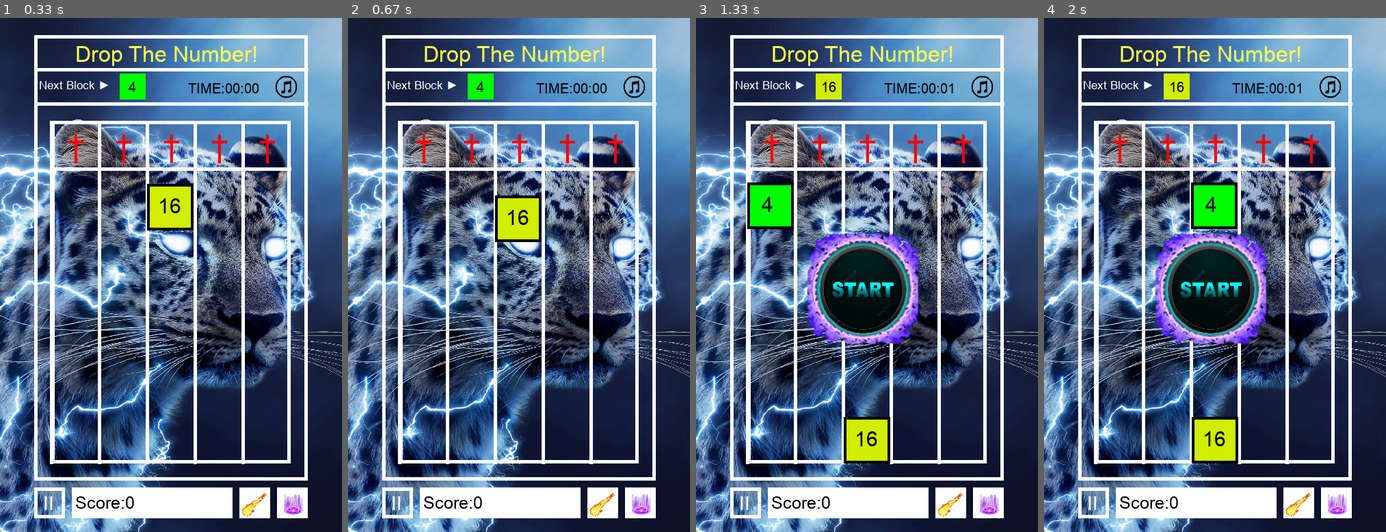
Above: before the commit, frames 1-4 (left to right).
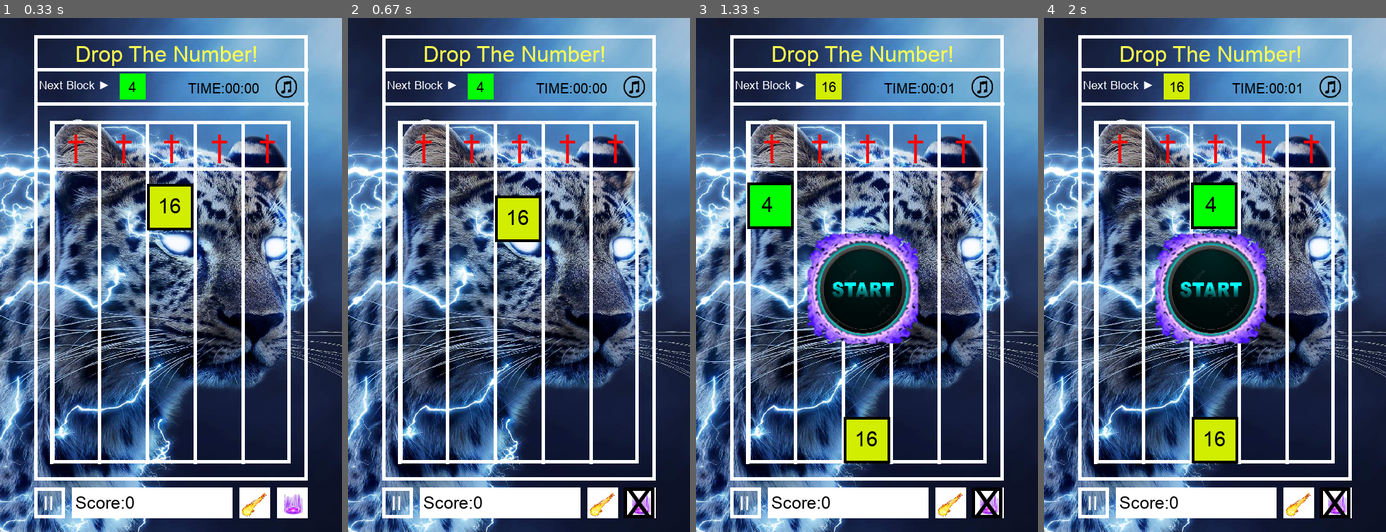
Above: after the commit, the same moments.

Repository: Allen-wa-ng/09170134githw1
Game: pygame game, started from game.py
The game is run twice, just before and just after one commit, with the same random seed, the same clock (stepped at 60 frames per second) and the same inputs.
Inputs (mouse positions are in pixels of both pictures, inside the frame that each line leads up to):
- Up to frame 1 (0.33 s): no input
- Up to frame 2 (0.67 s): click (638, 501) at 0.38 s
- Up to frame 3 (1.33 s): click "16" at 0.72 s; tap Enter at 1 s
- Up to frame 4 (2 s): hold Right 1.33-1.8 s; hold Right from 1.83 s (still down)

Frame 1 is identical in both runs. In frame 2, 0.3% of the frame differs, in the area x 80-90%, y 91-98%; in frame 3, 0.3%; in frame 4, 0.3%.

Commit message:
fix icon

Diff:
--- a/game.py
+++ b/game.py
@@ -584,6 +584,10 @@
 def drawNextBlock():
     pygame.draw.rect(screen, colorList[int(getBaseLog(2,nextNumber))-1], (175,81,38,38), 0)
     drawText(str(nextNumber),'arial.ttf',20,black,(168+25-len(str(nextNumber))*5,89))
+
+    cool_down_vert = time.time() - cooldown_time_vert
+    cool_down_hor = time.time() - cooldown_time_hor
+
     #Cool down hor X
     if cool_down_hor<5 and cool_down_hor!=0:
         pygame.draw.rect(screen, black, (352,685,45,45), 5)
@@ -592,7 +596,7 @@
         image = pygame.image.load("fire-4.png")
         screen.blit(image, (343, 678))
 
-    if cool_down_vert<5 and cool_down_hor!=0:
+    if cool_down_vert<5 and cool_down_vert!=0:
         pygame.draw.rect(screen, black, (403,685,45,45), 5)
         drawText('X','arial.ttf',60,black,(405,675))
     else:
@@ -774,7 +778,6 @@
                 if cooldown_time_vert==0:
                     cooldown_time_vert = time.time()
                     super_vert()
-                cool_down_vert = time.time() - cooldown_time_vert
                 if cool_down_vert>5:
                     cool_down_vert=0
                     cooldown_time_vert = time.time()
